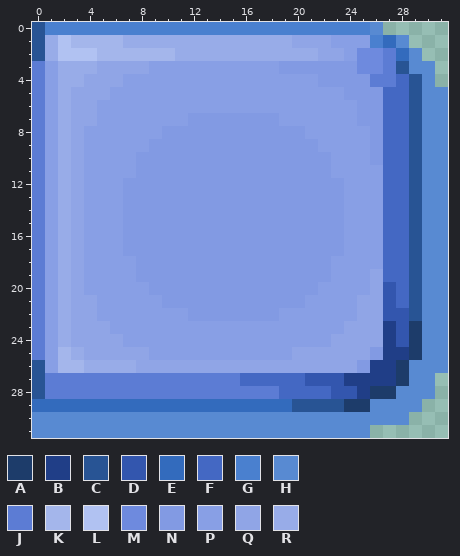
Two states of a pixel-art sprite, textures/base/pack/gui/gui_button_right.x2.png. Above: the version before the commit.
The file is 96x96 pixels, drawn in blocks of 3x3; one block is one cell here. Colours within 5 levels of each other are drawn and written as one.
Palette (. is transparent): A #1d3c6a  B #203e87  C #285494  D #3356ae  E #336bbd  F #4468c3  G #4a80cf  H #588ad2  J #5c7cd4  K #a4b6eb  L #b1c2f2  M #6e8ade  N #829ae3  P #889fe5  Q #90a5e6  R #98ace8
Pixels before, first column x 0:
 0 CGGGGGGGGGGGGGGGGGGGGGGGGGH.....
 1 CRLKKKKRRRRRRRRRRRRRQQQPPPGEH...
 2 CRLLLKKKKKKRRRRRRRRRRRQQPMMJEH..
 3 JPRRRQQQQPPPPPPPPPPNNNNNNMMJCHH.
 4 JPRRQQQPPPPPPPPPPPPPPPNNNNJJFCH.
 5 JPRQQQPPPPPPPPPPPPPPPPPPNNNFFCHH
 6 JPRQQPPPPPPPPPPPPPPPPPPPPNNFFCHH
 7 JPRQQPPPPPPPNNNNNNNPPPPPPNNFFCHH
 8 JPRQPPPPPPNNNNNNNNNNNPPPPPNFFCHH
 9 JPRQPPPPPNNNNNNNNNNNNNPPPPNFFCHH
10 JPRQPPPPNNNNNNNNNNNNNNNPPPNFFCHH
11 JPRQPPPPNNNNNNNNNNNNNNNPPPPFFCHH
12 JPRQPPPNNNNNNNNNNNNNNNNNPPPFFCHH
13 JPRQPPPNNNNNNNNNNNNNNNNNPPPFFCHH
14 JPRQPPPNNNNNNNNNNNNNNNNNPPPFFCHH
15 JPRQPPPNNNNNNNNNNNNNNNNNPPPFFCHH
16 JPRQPPPNNNNNNNNNNNNNNNNNPPPFFCHH
17 JPRQPPPNNNNNNNNNNNNNNNNNPPPFFCHH
18 JPRQPPPPNNNNNNNNNNNNNNNPPPPFFCHH
19 JPRQPPPPNNNNNNNNNNNNNNNPPPQFFCHH
20 JPRQPPPPPNNNNNNNNNNNNNPPPPQDFCHH
21 JPRQQPPPPPNNNNNNNNNNNPPPPQQDFCHH
22 JPRQQPPPPPPPNNNNNNNPPPPPPQQDDCHH
23 JPRQQQPPPPPPPPPPPPPPPPPPQQQBDAHH
24 JPRQQQQPPPPPPPPPPPPPPPPQQQQBDAHH
25 JPKRQQQQQPPPPPPPPPPPQQQQQQNBBAHH
26 CPKKRRRRQQQQQQQQQQQQQQQQQNBBAHHH
27 CJJJJJJJJJJJJJJJFFFFFDDDBBBBAHH.
28 CJJJJJJJJJJJJJJJJJJFFFFDDBAAHHH.
29 EEEEEEEEEEEEEEEEEEEECCCCAAHHHH..
30 HHHHHHHHHHHHHHHHHHHHHHHHHHHHH...
31 HHHHHHHHHHHHHHHHHHHHHHHHHH......
After the commit:
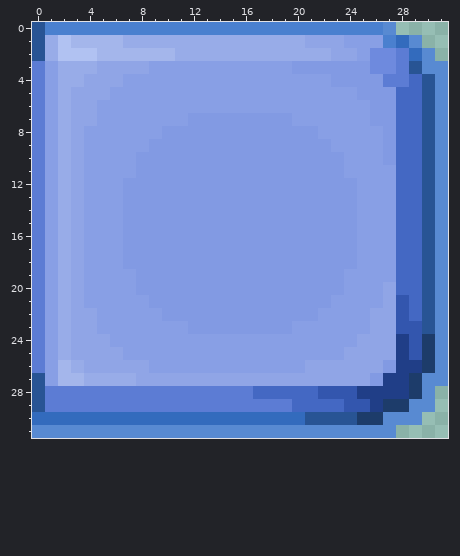
The edit:
y 0: x 26..27 H. -> GH
y 1: x 20 Q -> R; x 23 P -> Q; x 26..29 GEH. -> PGEH
y 2: x 22 Q -> R; x 24..25 PM -> QP; x 27..30 JEH. -> MJEH
y 3: x 19 N -> P; x 25 M -> N; x 27..29 JCH -> MJC; x 31 . -> H
y 4: x 22 N -> P; x 26 J -> N; x 28..31 FCH. -> JFCH
y 5: x 24 N -> P; x 27 F -> N; x 29..30 CH -> FC
y 6: x 25 N -> P; x 27 F -> N; x 29..30 CH -> FC
y 7: x 19 P -> N; x 25 N -> P; x 27 F -> N; x 29..30 CH -> FC
y 8: x 21 P -> N; x 26..27 NF -> PN; x 29..30 CH -> FC
y 9: x 22 P -> N; x 26..27 NF -> PN; x 29..30 CH -> FC
y 10: x 23 P -> N; x 26..27 NF -> PN; x 29..30 CH -> FC
y 11: x 23 P -> N; x 27 F -> P; x 29..30 CH -> FC
y 12..17: x 24 P -> N; x 27 F -> P; x 29..30 CH -> FC
y 18: x 7 P -> N; x 23..24 PP -> NN; x 27 F -> P; x 29..30 CH -> FC
y 19: x 23 P -> N; x 26..27 QF -> PP; x 29..30 CH -> FC
y 20: x 8 P -> N; x 22..23 PP -> NN; x 26..27 QD -> PQ; x 29..30 CH -> FC
y 21: x 4 Q -> P; x 9 P -> N; x 21..22 PP -> NN; x 25..30 QQDFCH -> PPQDFC
y 22: x 10..11 PP -> NN; x 19..21 PPP -> NNN; x 25 Q -> P; x 27 D -> Q; x 29..30 CH -> FC
y 23: x 5 Q -> P; x 12..19 PPPPPPPP -> NNNNNNNN; x 24..25 QQ -> PP; x 27 B -> Q; x 29..30 AH -> DC
y 24: x 6 Q -> P; x 23..24 QQ -> PP; x 27..30 BDAH -> QBDA
y 25: x 2..3 KR -> RQ; x 7..8 QQ -> PP; x 20..23 QQQQ -> PPPP; x 26..27 NB -> QQ; x 29..30 AH -> DA
y 26: x 0 C -> J; x 3..7 KRRRR -> RQQQQ; x 9..20 QQQQQQQQQQQQ -> PPPPPPPPPPPP; x 25..30 NBBAHH -> QQNBBA
y 27: x 1..26 JJJJJJJJJJJJJJJFFFFFDDDBBB -> PKKRRRRQQQQQQQQQQQQQQQQQQN; x 28..29 AH -> BA; x 31 . -> H
y 28: x 17..18 JJ -> FF; x 22 F -> D; x 26..29 AAHH -> BBBA
y 29: x 0..28 EEEEEEEEEEEEEEEEEEEECCCCAAHHH -> CJJJJJJJJJJJJJJJJJJJFFFFDDBAA; x 30 . -> H
y 30: x 0..26 HHHHHHHHHHHHHHHHHHHHHHHHHHH -> EEEEEEEEEEEEEEEEEEEEECCCCAA; x 29 . -> H
y 31: x 26..27 .. -> HH
